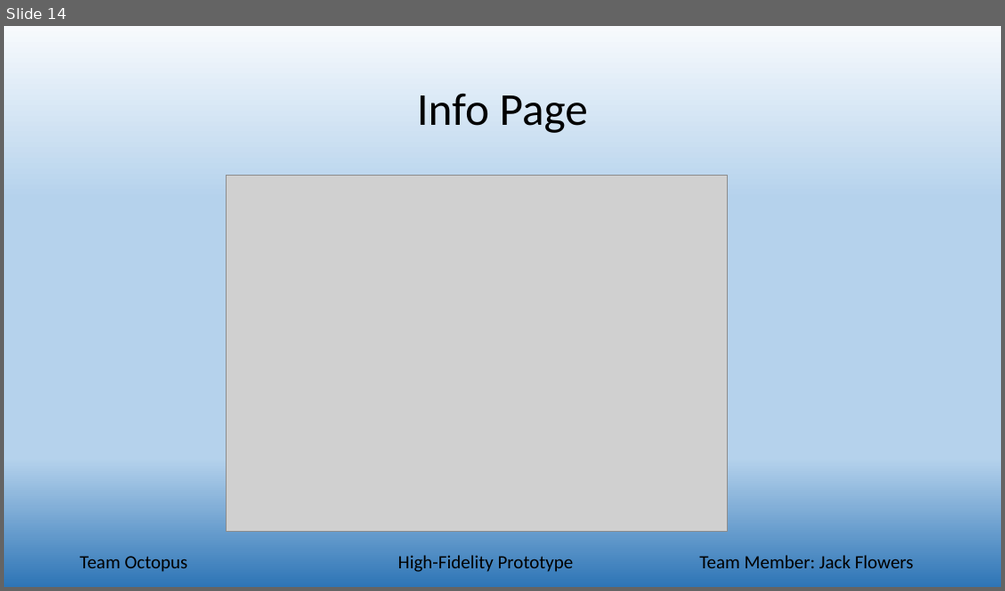
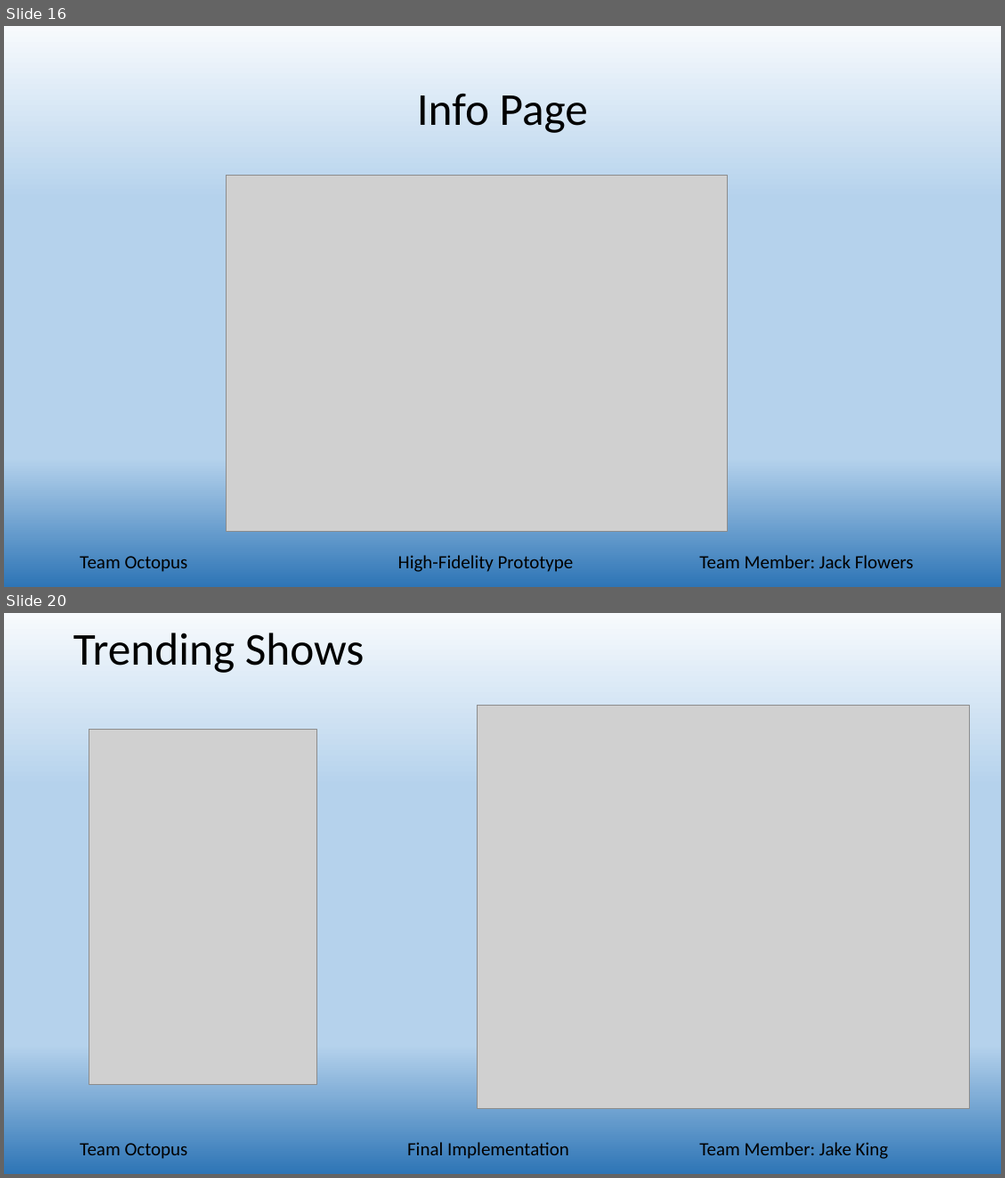
Before and after one commit to alwill/SchoolProjects, a slide deck: TeamOctopus/phase6/team_Octopus_Presentation.pptx. Shown one above the other, each under a label of ours: slide 14 before the commit, slides 16 and 20 after it; the slides between them are not shown. The pictures are 1005x591 and 1005x1178 pixels, drawn with LibreOffice and Linux fonts; fonts in the diff are those of the drawing; grey boxes stand for pictures. Boxes give left, top, right and bottom in pixels: in the first picture for what was removed or moved away, otherwise in the second. Text is boxed around its words. In the diff, an @@ line names an element or a change of style, - is before the commit and + after.

```diff
--- a/TeamOctopus/phase6/team_Octopus_Presentation.pptx
+++ b/TeamOctopus/phase6/team_Octopus_Presentation.pptx
@@ slide 20 added at (x1=4, y1=613, x2=1001, y2=1174), background gradient #F7FAFD to #B5D2EC to #2E75B6 @@
@@ title added at (x1=73, y1=633, x2=364, y2=673), 44 pt, text #000000 @@
+Trending Shows
@@ picture added at (x1=477, y1=705, x2=969, y2=1108) @@
@@ picture added at (x1=89, y1=729, x2=316, y2=1085) @@
@@ text added at (x1=80, y1=1143, x2=188, y2=1159), 18 pt, text #000000 @@
+Team Octopus
@@ text added at (x1=407, y1=1142, x2=569, y2=1159), 18 pt, text #000000 @@
+Final Implementation
@@ text added at (x1=699, y1=1142, x2=889, y2=1159), 18 pt, text #000000 @@
+Team Member: Jake King
@@ what was slide 14 is now slide 16 @@
```
Also in this commit, not shown: 8 other slides added.
